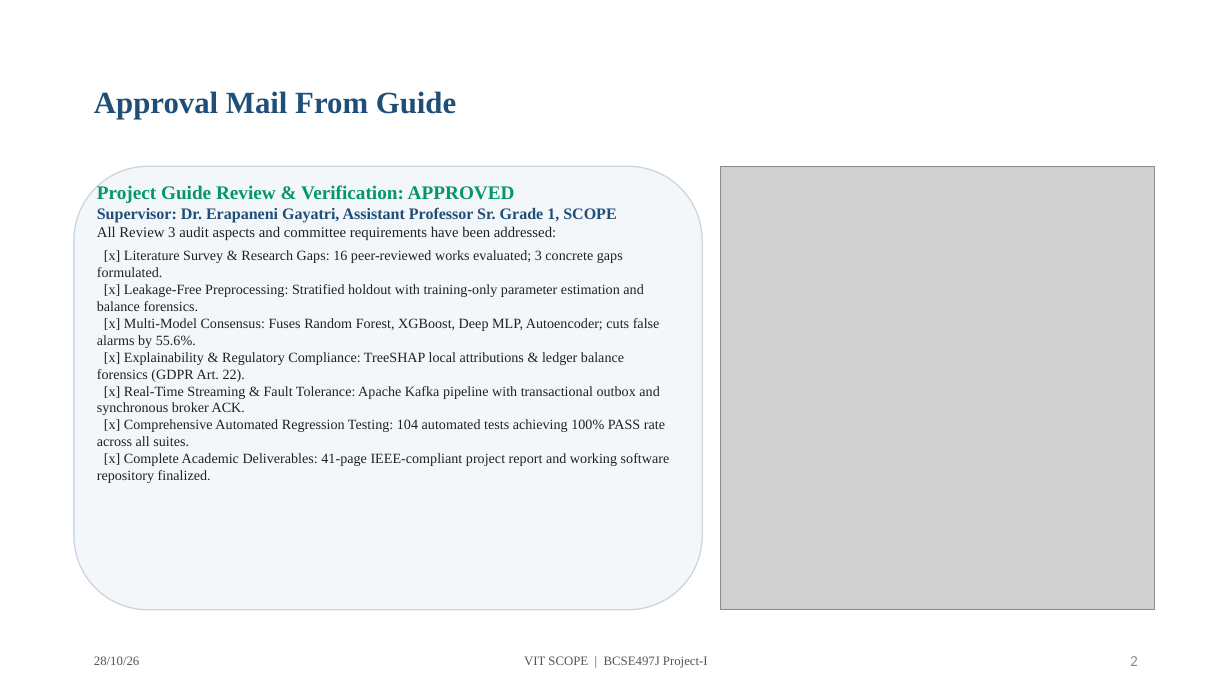
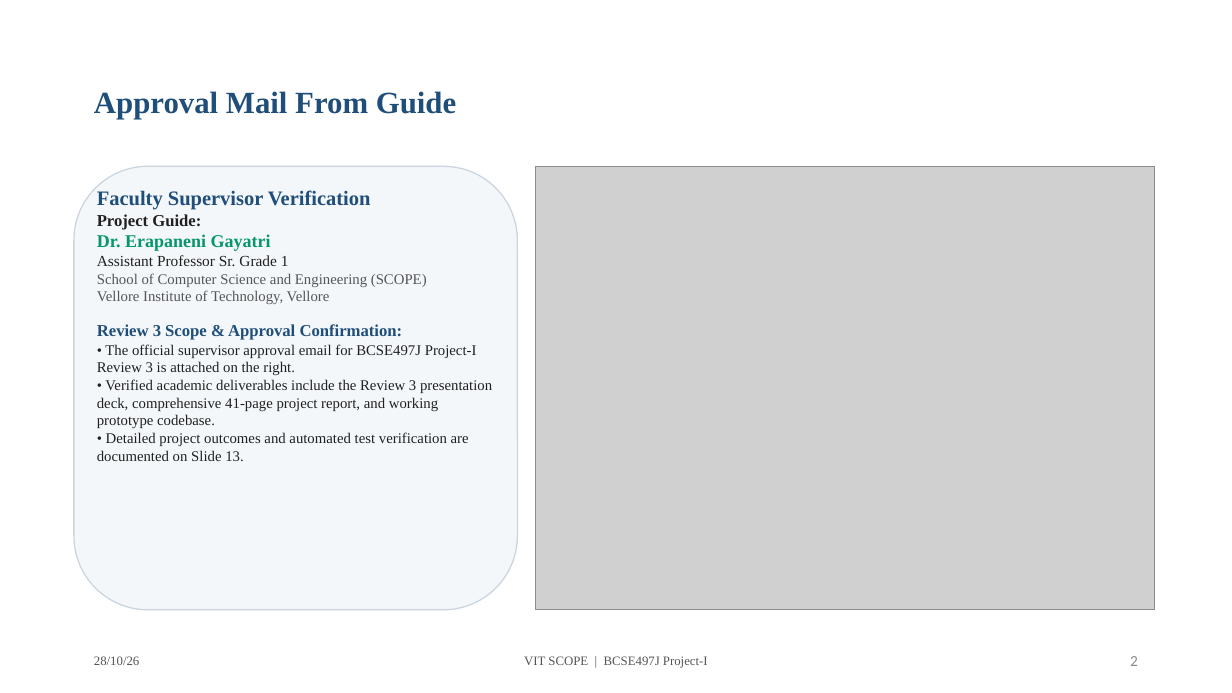
Before and after one commit to animeshlabh57-rgb/AI-Based-Financial-Fraud-Detection-System, a slide deck: slide 2 of docs/Review 3- 28-10- 2026 (1).pptx. Drawn at 1232x693 pixels with LibreOffice and Linux fonts; fonts in the diff are those of the drawing; grey boxes stand for pictures. Boxes give left, top, right and bottom in pixels: in the first picture for what was removed or moved away, otherwise in the second. Text is boxed around its words. In the diff, an @@ line names an element or a change of style, - is before the commit and + after.

Commit message:
Align Review 3 presentation with downloaded repository code and audit guidelines

```diff
--- a/docs/Review 3- 28-10- 2026 (1).pptx
+++ b/docs/Review 3- 28-10- 2026 (1).pptx
@@ rounded rectangle resized from (x1=74, y1=166, x2=702, y2=610) to (x1=74, y1=166, x2=518, y2=610) @@
@@ picture resized from (x1=721, y1=166, x2=1155, y2=610) to (x1=536, y1=166, x2=1155, y2=610) @@
@@ text at (x1=97, y1=190, x2=492, y2=461): text changed; size 11 to 11.5 pt @@
-Project Guide Review & Verification: APPROVED
-Supervisor: Dr. Erapaneni Gayatri, Assistant Professor Sr. Grade 1, SCOPE
-All Review 3 audit aspects and committee requirements have been addressed:
-[x] Literature Survey & Research Gaps: 16 peer-reviewed works evaluated; 3 concrete gaps formulated.
-[x] Leakage-Free Preprocessing: Stratified holdout with training-only parameter estimation and balance forensics.
-[x] Multi-Model Consensus: Fuses Random Forest, XGBoost, Deep MLP, Autoencoder; cuts false alarms by 55.6%.
-[x] Explainability & Regulatory Compliance: TreeSHAP local attributions & ledger balance forensics (GDPR Art. 22).
-[x] Real-Time Streaming & Fault Tolerance: Apache Kafka pipeline with transactional outbox and synchronous broker ACK.
-[x] Comprehensive Automated Regression Testing: 104 automated tests achieving 100% PASS rate across all suites.
-[x] Complete Academic Deliverables: 41-page IEEE-compliant project report and working software repository finalized.
+Faculty Supervisor Verification
+Project Guide:
+Dr. Erapaneni Gayatri
+Assistant Professor Sr. Grade 1
+School of Computer Science and Engineering (SCOPE)
+Vellore Institute of Technology, Vellore
+Review 3 Scope & Approval Confirmation:
+• The official supervisor approval email for BCSE497J Project-I Review 3 is attached on the right.
+• Verified academic deliverables include the Review 3 presentation deck, comprehensive 41-page project report, and working prototype codebase.
+• Detailed project outcomes and automated test verification are documented on Slide 13.
```
Also in this commit, not shown: 13 other slides changed, 4 slides added, 5 other files.
